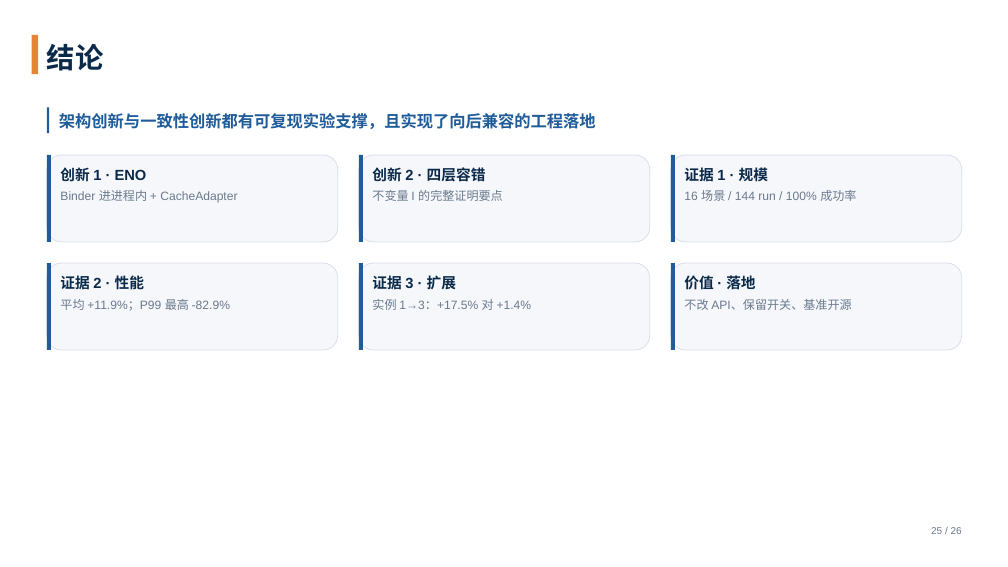
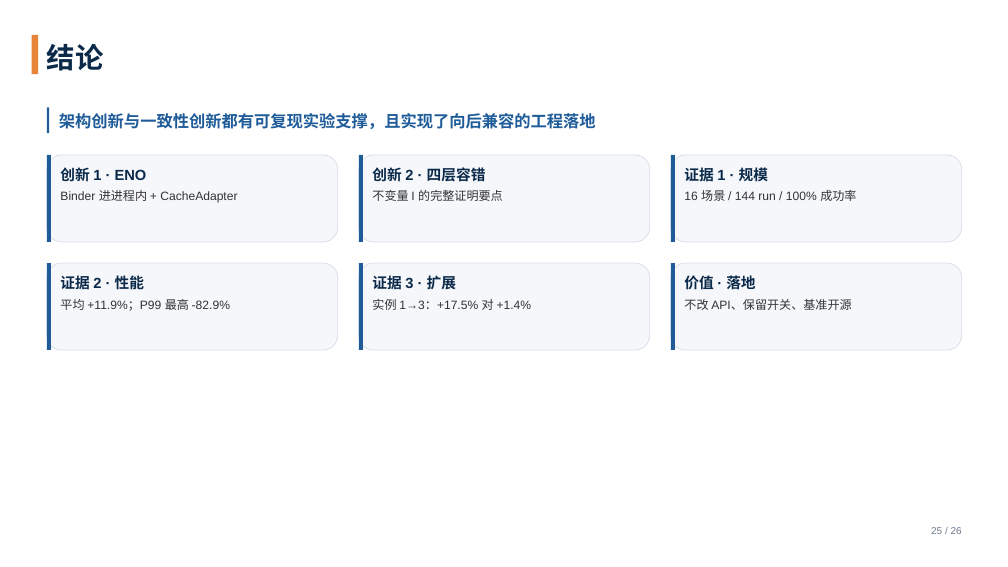
Before and after one commit to tengfei86/godel-scheduler, a slide deck: slide 25 of docs/thesis/defense/答辩PPT-基于etcd的分布式Kubernetes调度器.pptx. Drawn at 1008x567 pixels with LibreOffice and Linux fonts; fonts in the diff are those of the drawing. Boxes give left, top, right and bottom in pixels: in the first picture for what was removed or moved away, otherwise in the second. Text is boxed around its words. In the diff, an @@ line names an element or a change of style, - is before the commit and + after.

Commit message:
fix(thesis): 模板版改为"白底 + 白卡片 + 深色文字"，只保留模板构件
作者反馈改用深蓝后正文看不清。调整：

- 页面底色：白（不变）
- 卡片、指标块、时间轴块：浅钢蓝底 → **纯白底 + 淡蓝描边 #D6E3F0**
- 卡片正文：muted(#7F7F7F) → **#2E2C2C**（白底对比 12.6:1）
- 时间轴右侧 etcd 语义：muted → #2E2C2C
- 仍从模板取用的构件：花括号标题标记（原 custGeom 形状）、编号圆徽 01/02/03、
  竖向时间轴（深蓝竖线 + 节点圆）、封面校名横图 + 双分隔线 + 底部色条、
  深蓝主色 #113E6A 与亮蓝 #0070C0
- 原设计版同步把卡片正文加深

对比度自查：深蓝/深灰文字对白底均 ≥4.5:1；白字仅用于深蓝编号圆徽。

```diff
--- a/docs/thesis/defense/答辩PPT-基于etcd的分布式Kubernetes调度器.pptx
+++ b/docs/thesis/defense/答辩PPT-基于etcd的分布式Kubernetes调度器.pptx
@@ text at [60,190,237,203]: text colour #6B7A8F to #333333 in "Binder 进进程内 + CacheAdapter" @@
@@ text at [372,190,503,201]: text colour #6B7A8F to #333333 in "不变量 I 的完整证明要点" @@
@@ text at [684,190,856,201]: text colour #6B7A8F to #333333 in "16 场景 / 144 run / 100% ..." @@
@@ text at [60,299,230,311]: text colour #6B7A8F to #333333 in "平均 +11.9%；P99 最高 -82.9%" @@
@@ text at [372,299,532,310]: text colour #6B7A8F to #333333 in "实例 1→3：+17.5% 对 +1.4%" @@
@@ text at [684,299,851,310]: text colour #6B7A8F to #333333 in "不改 API、保留开关、基准开源" @@
```
Also in this commit, not shown: 3 other slides changed, 2 other files.
